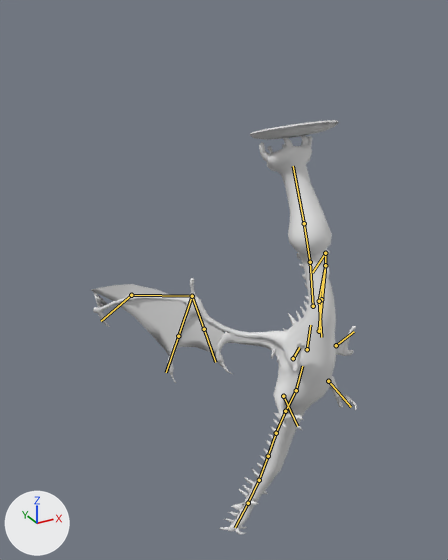
The glTF model assets_dev/worlds/mm6/models/mm6_bld.glb, before and after one commit.
Both versions are drawn from a 50 mm camera at (-0.708, -0.91, 0.955) aimed at (-0.076, 0.237, 0.381). The lights are fixed; the arrows at lower left show +X, +Y and +Z. The older version comes first. Both versions are drawn at frame 6 of the action 'Death'; the numbers are the values there. The bones that change, and the others that lie on the model, are drawn over the model as lines.

Objects in the first picture: 'Bld'.
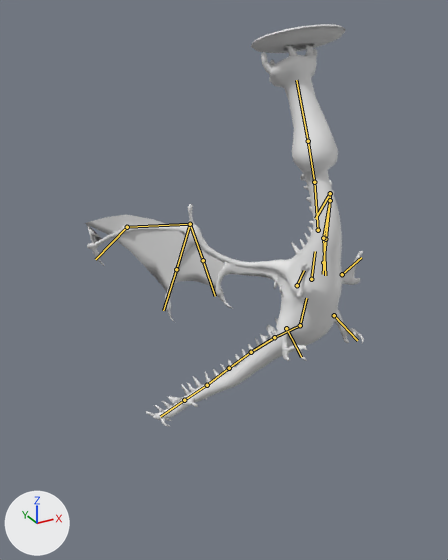
The change in detail:
Bone 'Spine1' (bone_spine1) moves from (0.0, 0.015, 0.058) to (0.0, 0.054, 0.216).
Bone 'Tail1' (bone_tail1) turns from (-5, -6, 4) to (19, -2, 19) degrees about its own x, y and z.

Pixel boxes [x1, y1, x2, y2] of what changed, in the pictures (448 x 560 px):
'Bld', posed: before [91, 120, 357, 534]; after [84, 24, 364, 427]
bone 'Spine1', root to tip: before (296, 390) to (302, 366); after (300, 325) to (306, 298)
bone 'Tail1', root to tip: before (296, 390) to (285, 411); after (300, 325) to (274, 337)
